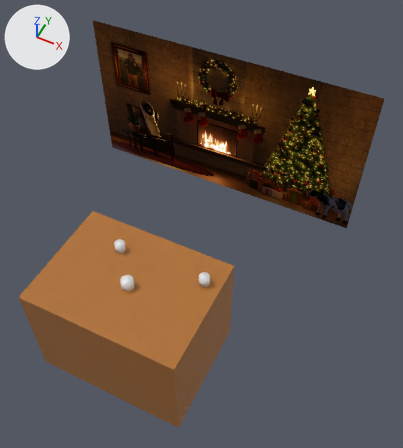
Two versions of the glTF model ha3/assets/scene.glb, one commit apart.
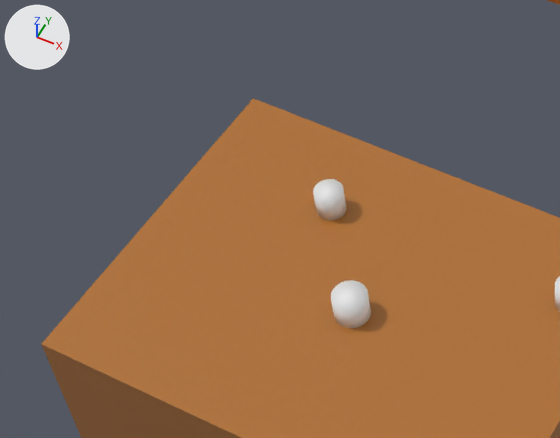
The first picture shows the older version from a 50 mm lens placed at (3.23, -4.12, 7.8), pointed at (0.47, 1.41, 0.9). The close-ups show the older and then the newer version on the part from 1% to 50% of the width and 39% to 74% of the height of that picture. Only the edits that show in the close-ups are written down. Arrows for +X, +Y and +Z are at upper left; the lights stay in place. Where no turn or scale is listed for an object, it has been applied to the vertices.

The scene before the commit, as lines of its bpy script (objects in view):
```python
me_cube_003 = bpy.data.meshes.new('Cube.003')
me_cube_003.from_pydata(...)  # a box spanning x -1.34..1.34, y -1.0..1.0, z -1.0..1.0
me_cube_003.materials.append(mat_material_001)  # brown #b07032
me_cylinder = bpy.data.meshes.new('Cylinder')
me_cylinder.from_pydata(...)  # a 32-sided cylinder along z spanning x -0.085..0.085, y -0.085..0.085, z -0.085..0.085
me_cylinder_001 = bpy.data.meshes.new('Cylinder.001')
me_cylinder_001.from_pydata(...)  # a 32-sided cylinder along z spanning x -0.085..0.085, y -0.085..0.085, z -0.085..0.085
me_cylinder_002 = bpy.data.meshes.new('Cylinder.002')
me_cylinder_002.from_pydata(...)  # a 32-sided cylinder along z spanning x -0.099..0.099, y -0.099..0.099, z -0.099..0.099
ob_cube = bpy.data.objects.new('Cube', me_cube_003)
ob_cube.location = (-0.059, -0.051, -0.235)
ob_cylinder = bpy.data.objects.new('Cylinder', me_cylinder)
ob_cylinder.location = (-0.51, 0.426, 0.841)
ob_cylinder_001 = bpy.data.objects.new('Cylinder.001', me_cylinder_001)
ob_cylinder_001.location = (1.0, 0.445, 0.84)
ob_cylinder_002 = bpy.data.objects.new('Cylinder.002', me_cylinder_002)
ob_cylinder_002.location = (-0.023, -0.14, 0.825)
```
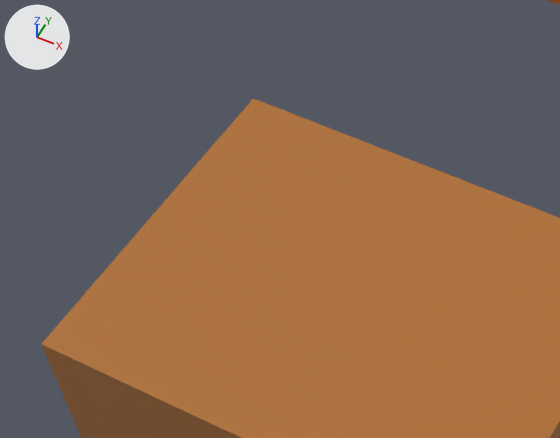
The change, as a diff of the scene's bpy script:
```diff
--- a/ha3/assets/scene.glb.py
+++ b/ha3/assets/scene.glb.py
@@ ob_cylinder @@
-ob_cylinder = bpy.data.objects.new('Cylinder', me_cylinder)
-ob_cylinder.location = (-0.51, 0.426, 0.841)
@@ ob_cylinder_001 @@
-ob_cylinder_001 = bpy.data.objects.new('Cylinder.001', me_cylinder_001)
-ob_cylinder_001.location = (1.0, 0.445, 0.84)
@@ ob_cylinder_002 @@
-ob_cylinder_002 = bpy.data.objects.new('Cylinder.002', me_cylinder_002)
-ob_cylinder_002.location = (-0.023, -0.14, 0.825)
```

Changed parts and their boxes [x1, y1, x2, y2] in the close-ups (560 x 438 px):
'Cylinder.002', deleted: before [331, 280, 371, 328]
'Cylinder', deleted: before [313, 179, 346, 221]
